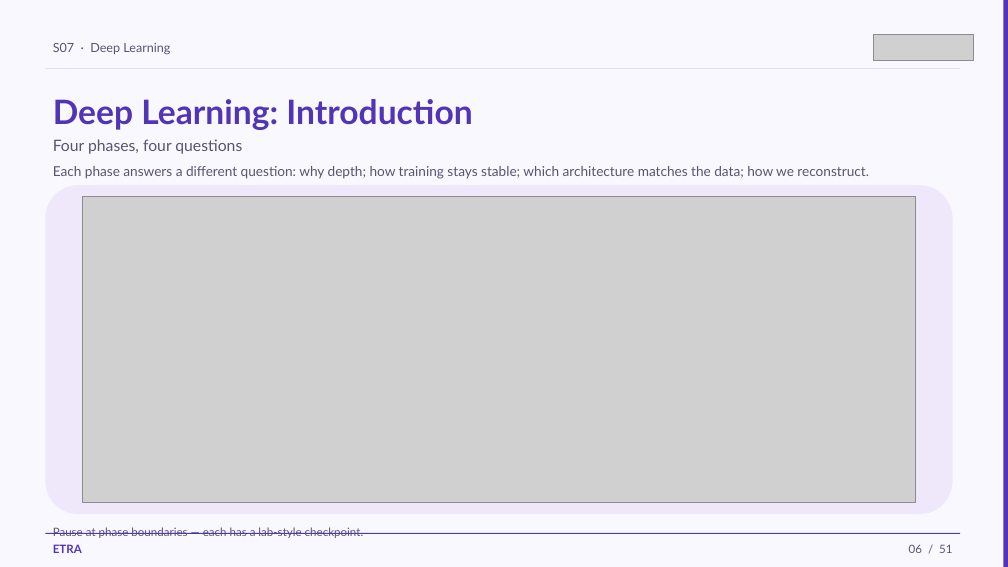
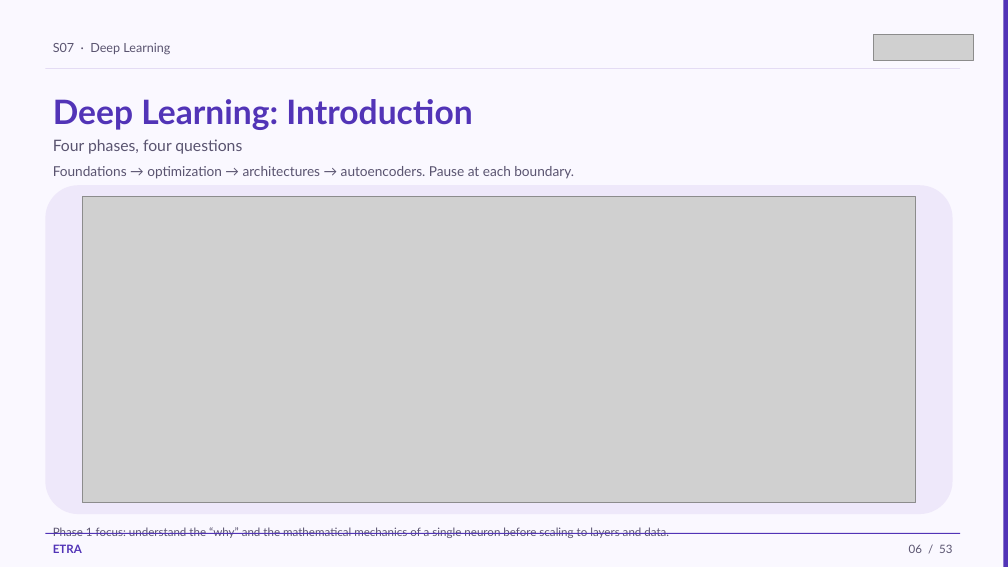
Before and after one commit to iksasa15/AI-ML, a slide deck: slide 6 of web-presentation/pdf-exports/Week2-Session1-Deep-Learning.pptx. Drawn at 1008x567 pixels with LibreOffice and Linux fonts; fonts in the diff are those of the drawing; grey boxes stand for pictures. Boxes give left, top, right and bottom in pixels: in the first picture for what was removed or moved away, otherwise in the second. Text is boxed around its words. In the diff, an @@ line names an element or a change of style, - is before the commit and + after.

Commit message:
feat: enhance Week 2, Session 1 PowerPoint content by adding new phases, refining existing topics, and improving clarity in explanations for better educational effectiveness

```diff
--- a/web-presentation/pdf-exports/Week2-Session1-Deep-Learning.pptx
+++ b/web-presentation/pdf-exports/Week2-Session1-Deep-Learning.pptx
@@ text at <box>53,166,574,179</box>: text changed @@
-Each phase answers a different question: why depth; how training stays stable; which architecture matches the data; how we reconstruct.
+Foundations → optimization → architectures → autoencoders. Pause at each boundary.
@@ text at <box>53,527,669,538</box>: text changed @@
-Pause at phase boundaries — each has a lab-style checkpoint.
+Phase 1 focus: understand the “why” and the mathematical mechanics of a single neuron before scaling to layers and data.
@@ text at <box>909,544,952,553</box>: text changed @@
-06 / 51
+06 / 53
```
Also in this commit, not shown: 49 other slides changed, 2 slides added, 2 other files.
